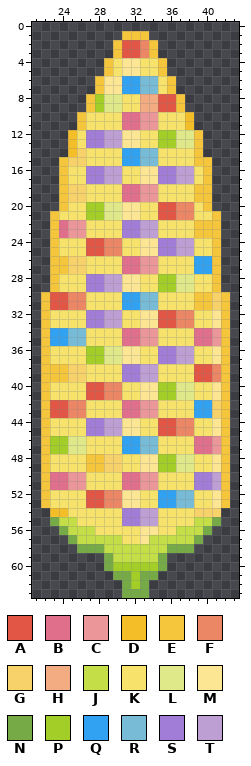
File history of a pixel-art sprite, Art/Unlockables/GoodSkin4.png. The picture above was drawn from the file before the commit.
The file is 192x192 pixels, drawn in blocks of 3x3; one block is one cell here. Shown: x 21..43, y 0..63.
Palette (. is transparent): A #e15644  B #e06f8b  C #eb9799  D #f3be28  E #f5c63c  F #ec8765  G #f7d26b  H #f3ab81  J #c3de46  K #f7e26b  L #dfe989  M #fce694  N #76aa46  P #a3ce27  Q #31a2f2  R #77bbd7  S #a27dd7  T #be9fd4
Once edited:
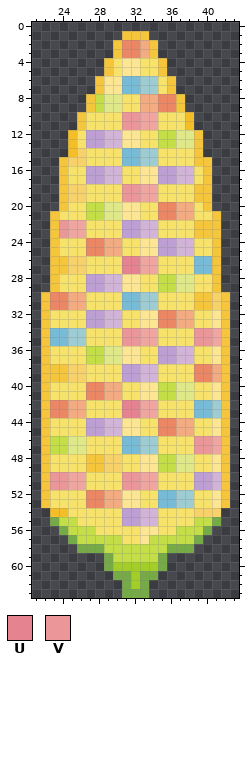
Colours new in this view: U #e68390  V #eb9799
Edits made:
colour C: #eb9799 -> #efa6a0
colour Q: #31a2f2 -> #77bbd7
colour R: #77bbd7 -> #9dccd3
colour S: #a27dd7 -> #be9fd4
colour T: #be9fd4 -> #d1b4d7
Changed rows in their new state; - is a pixel that keeps its letter.
first column x 31:
 2 FFH
 3 FFH
first column x 28:
 8 J------FF
 9 J------FF
10 ---VV----
11 ---VV----
12 -------JJ
13 -------JJ
first column x 23:
18 --------VV---------
19 --------VV---------
20 ----JJ------FFHH---
21 ----JJ------FFHH---
22 -V-----------------
23 -V-----------------
24 ----FFHH-----------
25 ----FFHH-----------
26 --------UU---------
27 --------UU---------
28 ------------JJ-----
29 ------------JJ-----
30 FFHH---------------
31 FFHH---------------
32 ------------FFHH---
33 ------------FFHH---
34 --------VV------VV-
35 --------VV------VV-
36 ----JJ-------------
37 ----JJ-------------
38 ----------------FFH
39 ----------------FFH
40 ----FFHH----JJ-----
41 ----FFHH----JJ-----
42 FFHH----UU--------R
43 FFHH----UU--------R
44 ------------FFHH---
45 ------------FFHH---
46 JJ--------------VV-
47 JJ--------------VV-
48 ------------JJ-----
49 ------------JJ-----
50 VV------VV---------
51 VV------VV---------
52 ----FFHH-----------
53 ----FFHH-----------
Changed places in both pictures, as pixel boxes (x1, y1, x2, y2):
changed: (50, 40, 221, 526)
